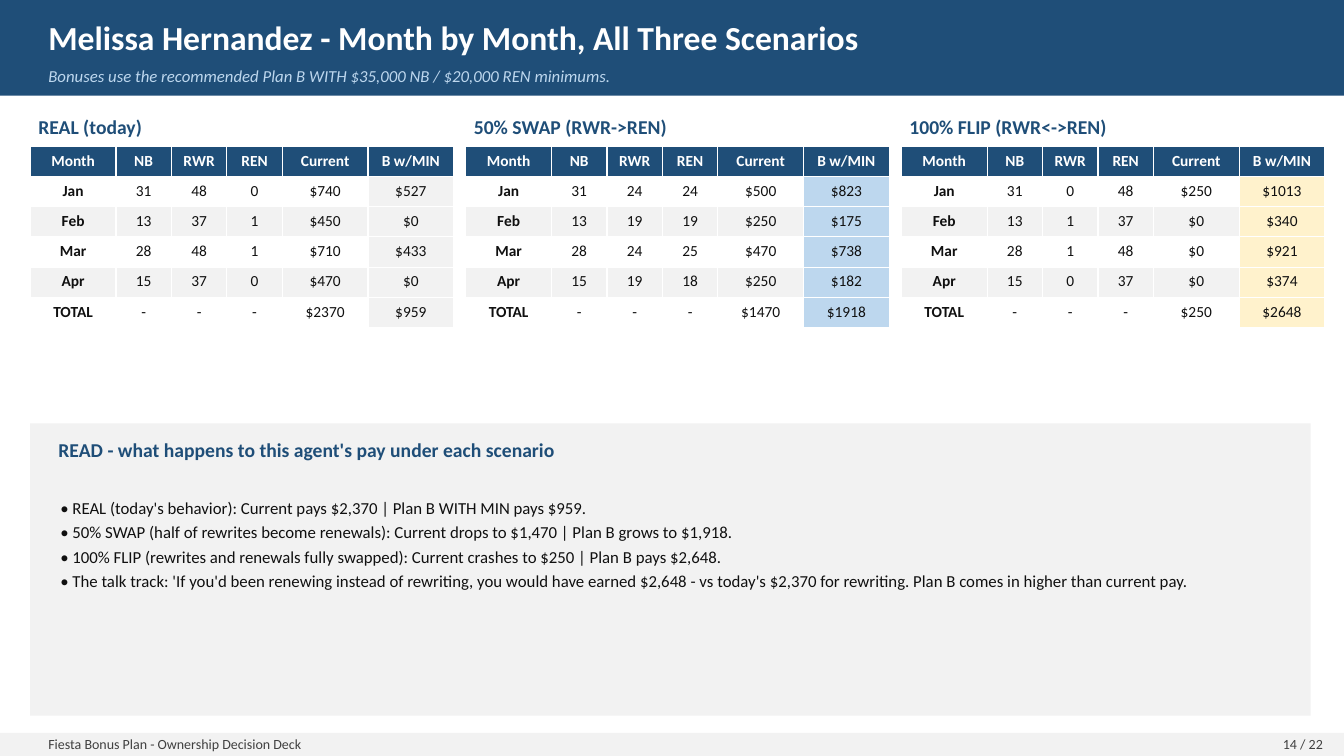
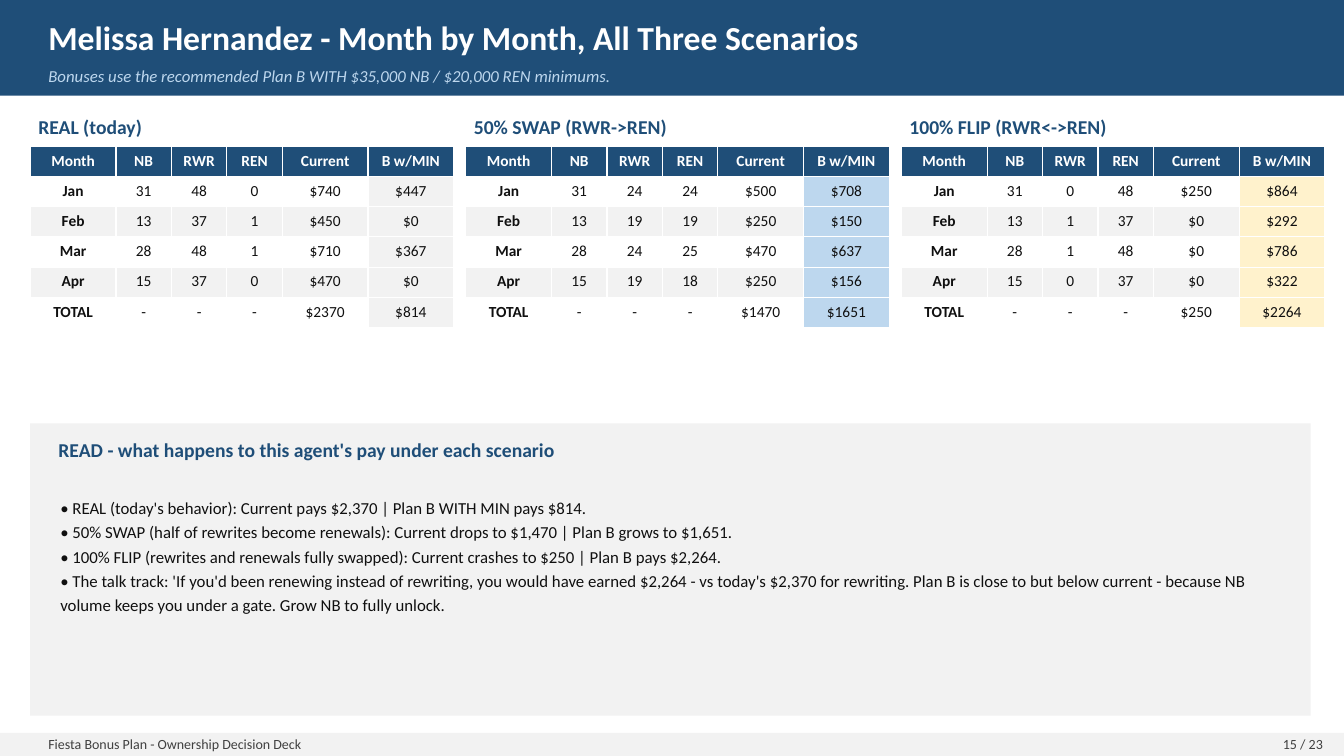
Before and after one commit to FAUS-tech/fiesta-bonus, a slide deck: slide 15 of output/Bonus_Proposal_Presentation.pptx (slide 14 before the commit). Drawn at 1344x756 pixels with LibreOffice and Linux fonts; fonts in the diff are those of the drawing. Boxes give left, top, right and bottom in pixels: in the first picture for what was removed or moved away, otherwise in the second. Text is boxed around its words. In the diff, an @@ line names an element or a change of style, - is before the commit and + after.

```diff
--- a/output/Bonus_Proposal_Presentation.pptx
+++ b/output/Bonus_Proposal_Presentation.pptx
@@ table at [30,146,454,328] @@
-row 2, column 6: $527
+row 2, column 6: $447
-row 4, column 6: $433
+row 4, column 6: $367
-row 6, column 6: $959
+row 6, column 6: $814
@@ table at [466,146,889,328] @@
-row 2, column 6: $823
+row 2, column 6: $708
-row 3, column 6: $175
+row 3, column 6: $150
-row 4, column 6: $738
+row 4, column 6: $637
-row 5, column 6: $182
+row 5, column 6: $156
-row 6, column 6: $1918
+row 6, column 6: $1651
@@ table at [901,146,1325,328] @@
-row 2, column 6: $1013
+row 2, column 6: $864
-row 3, column 6: $340
+row 3, column 6: $292
-row 4, column 6: $921
+row 4, column 6: $786
-row 5, column 6: $374
+row 5, column 6: $322
-row 6, column 6: $2648
+row 6, column 6: $2264
@@ text at [60,502,1245,614]: text changed @@
-• REAL (today's behavior): Current pays $2,370 | Plan B WITH MIN pays $959.
-• 50% SWAP (half of rewrites become renewals): Current drops to $1,470 | Plan B grows to $1,918.
-• 100% FLIP (rewrites and renewals fully swapped): Current crashes to $250 | Plan B pays $2,648.
-• The talk track: 'If you'd been renewing instead of rewriting, you would have earned $2,648 - vs today's $2,370 for rewriting. Plan B comes in higher than current pay.
+• REAL (today's behavior): Current pays $2,370 | Plan B WITH MIN pays $814.
+• 50% SWAP (half of rewrites become renewals): Current drops to $1,470 | Plan B grows to $1,651.
+• 100% FLIP (rewrites and renewals fully swapped): Current crashes to $250 | Plan B pays $2,264.
+• The talk track: 'If you'd been renewing instead of rewriting, you would have earned $2,264 - vs today's $2,370 for rewriting. Plan B is close to but below current - because NB volume keeps you under a gate. Grow NB to fully unlock.
@@ text at [1283,740,1323,749]: text changed @@
-14 / 22
+15 / 23
```
Also in this commit, not shown: 19 other slides changed, 1 slide added, 3 other files.
